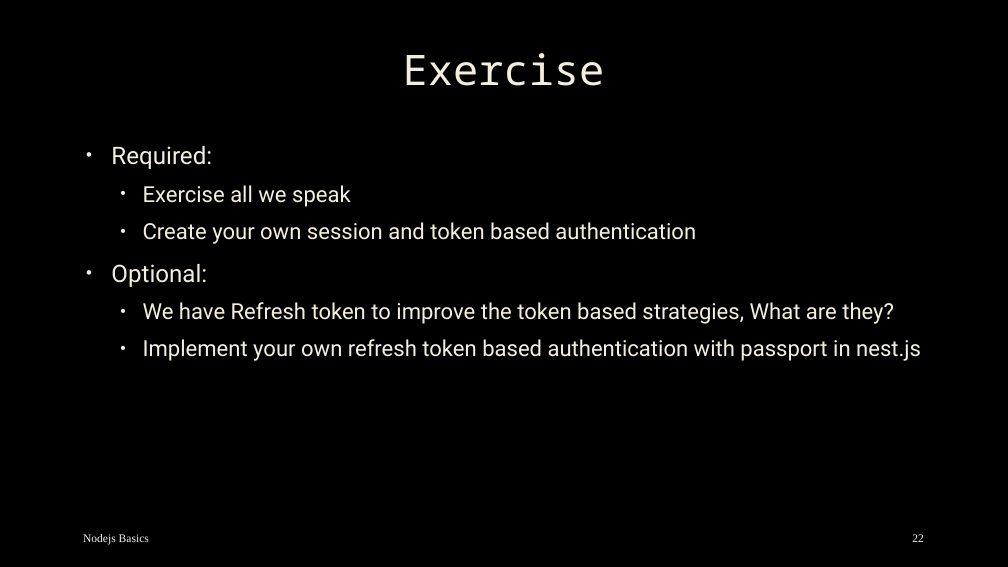
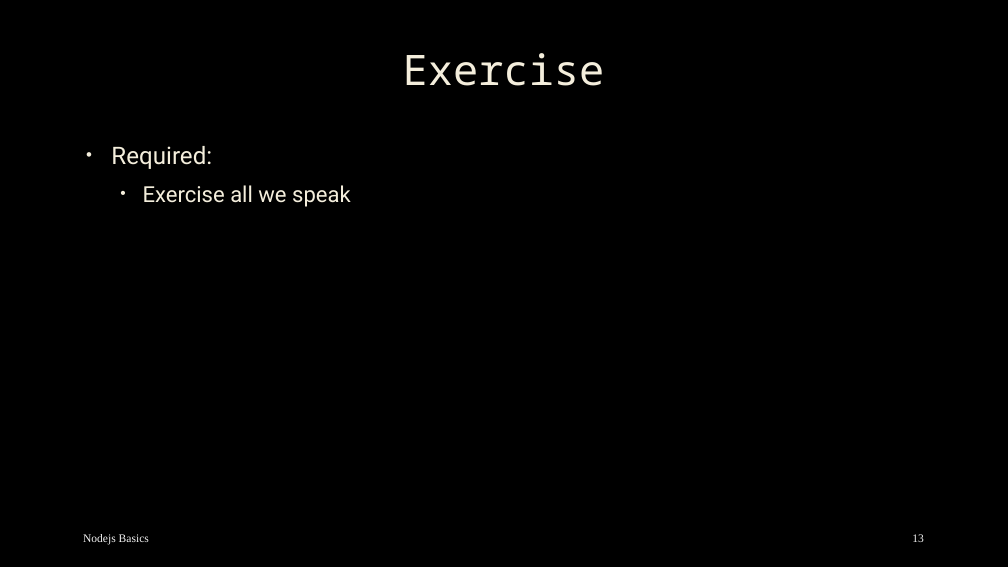
Before and after one commit to mostafa8026/nestjs-course, a slide deck: slide 13 of nestjs/nestjs-09.pptx (slide 22 before the commit). Drawn at 1008x567 pixels with LibreOffice and Linux fonts; fonts in the diff are those of the drawing; background and template pictures are left out. Boxes give left, top, right and bottom in pixels: in the first picture for what was removed or moved away, otherwise in the second. Text is boxed around its words. In the diff, an @@ line names an element or a change of style, - is before the commit and + after.

Commit message:
fix: 🐛 session09 nest.js scripts added

```diff
--- a/nestjs/nestjs-09.pptx
+++ b/nestjs/nestjs-09.pptx
@@ text at bbox=[111, 222, 921, 361]: paragraphs removed @@
-  • Create your own session and token based authentication
-• Optional:
-  • We have Refresh token to improve the token based strategies, What are they?
-  • Implement your own refresh token based authentication with passport in nest.js
@@ page number at bbox=[912, 534, 924, 542]: text changed @@
-22
+13
```
Also in this commit, not shown: 1 other slide changed, 9 slides removed, 18 other files.
